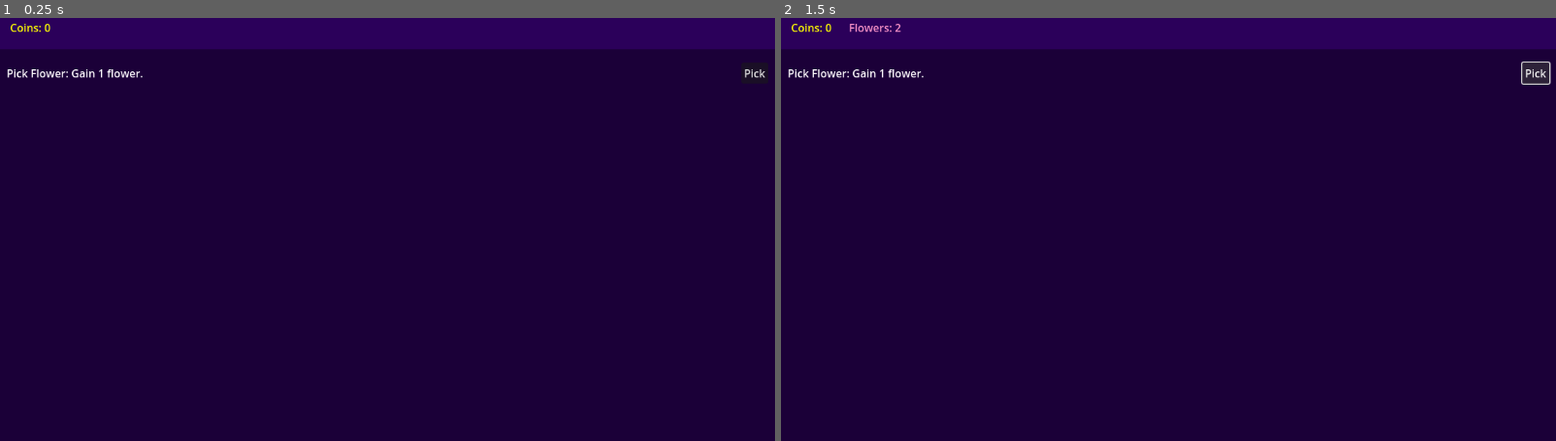
Above: before the commit, frames 1-2 (left to right).
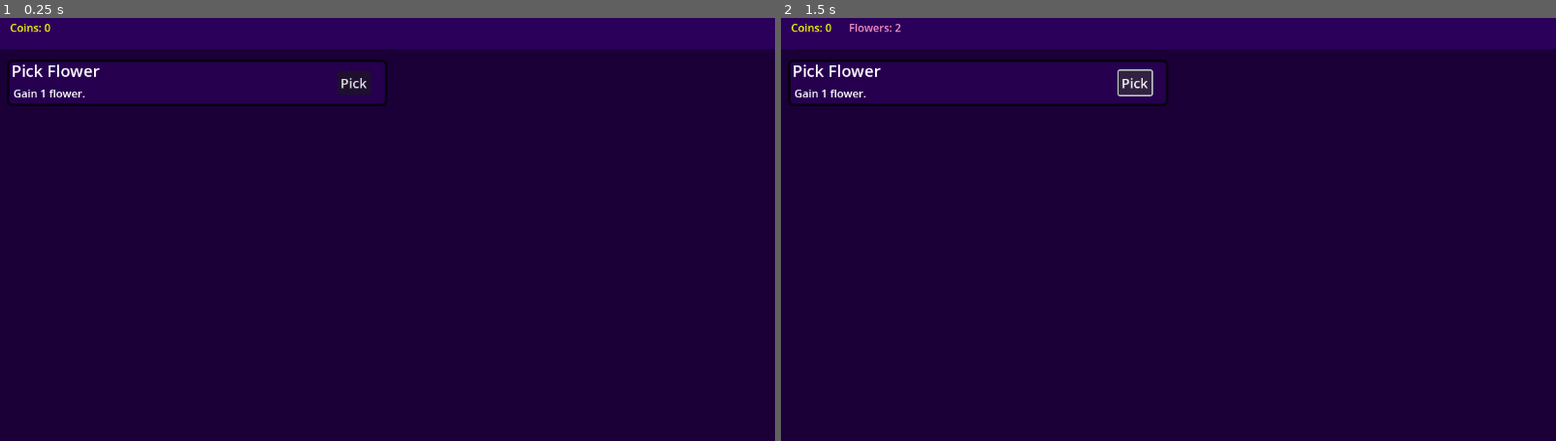
Above: after the commit, the same moments.

Repository: CattacoCattaco/Capitalism-Idle
Game: Godot game, scene res://game/game.tscn
Two runs of this game, one before a commit and one after it. Both use one fixed random seed, a clock stepped at 60 frames per second and the inputs below.
Inputs:
- Up to frame 1 (0.25 s): no input
- Up to frame 2 (1.5 s): click "Pick" at 0.5 s; click "Pick" at 1.25 s

The runs differ from the first frame. In frame 1, 1.0% of the frame differs, in the area x 0-99%, y 9-21%; in frame 2, 1.4%, in the area x 0-100%, y 9-21%.

Commit message:
Action Layout Change
Made actions look nicer

Diff:
--- /dev/null
+++ b/game/actions/action.gd
@@ -0,0 +1,6 @@
+class_name Action
+extends Panel
+
+@export var name_label: Label
+@export var description_label: Label
+@export var button: Button
--- /dev/null
+++ b/game/actions/action.tscn
@@ -0,0 +1,75 @@
+[gd_scene load_steps=5 format=3 uid="uid://d2ey14gnswvj6"]
+
+[ext_resource type="Script" uid="uid://bwu14tnpaa6ct" path="res://game/actions/action.gd" id="1_fduo5"]
+
+[sub_resource type="StyleBoxFlat" id="StyleBoxFlat_ilclt"]
+bg_color = Color(0.14983341, 0, 0.31, 1)
+border_width_left = 4
+border_width_top = 4
+border_width_right = 4
+border_width_bottom = 4
+border_color = Color(0.03383335, 0, 0.07, 1)
+corner_radius_top_left = 8
+corner_radius_top_right = 8
+corner_radius_bottom_right = 8
+corner_radius_bottom_left = 8
+
+[sub_resource type="LabelSettings" id="LabelSettings_7ga4c"]
+font_size = 24
+
+[sub_resource type="LabelSettings" id="LabelSettings_fduo5"]
+
+[node name="Action" type="Panel" node_paths=PackedStringArray("name_label", "description_label", "button")]
+custom_minimum_size = Vector2(0, 70)
+anchors_preset = 15
+anchor_right = 1.0
+anchor_bottom = 1.0
+offset_right = -652.0
+offset_bottom = -578.0
+grow_horizontal = 2
+grow_vertical = 2
+size_flags_horizontal = 3
+size_flags_vertical = 0
+theme_override_styles/panel = SubResource("StyleBoxFlat_ilclt")
+script = ExtResource("1_fduo5")
+name_label = NodePath("NameLabel")
+description_label = NodePath("DescriptionLabel")
+button = NodePath("ActionButton")
+
+[node name="NameLabel" type="Label" parent="."]
+layout_mode = 0
+offset_left = 7.0
+offset_right = 154.0
+offset_bottom = 34.0
+text = "Pick a flower"
+label_settings = SubResource("LabelSettings_7ga4c")
+
+[node name="DescriptionLabel" type="Label" parent="."]
+layout_mode = 1
+anchors_preset = 2
+anchor_top = 1.0
+anchor_bottom = 1.0
+offset_left = 10.0
+offset_top = -31.0
+offset_right = 50.0
+offset_bottom = -8.0
+grow_vertical = 0
+text = "Gain +1 flower"
+label_settings = SubResource("LabelSettings_fduo5")
+
+[node name="ActionButton" type="Button" parent="."]
+layout_mode = 1
+anchors_preset = 6
+anchor_left = 1.0
+anchor_top = 0.5
+anchor_right = 1.0
+anchor_bottom = 0.5
+offset_left = -74.0
+offset_top = -15.5
+offset_right = -25.0
+offset_bottom = 15.5
+grow_horizontal = 0
+grow_vertical = 2
+size_flags_horizontal = 0
+theme_override_font_sizes/font_size = 20
+text = "Do it!"
--- a/game/actions/action_button/action_button.gd
+++ /dev/null
@@ -1,2 +0,0 @@
-class_name ActionButton
-extends Button
--- a/game/actions/action_button/action_button.tscn
+++ /dev/null
@@ -1,10 +0,0 @@
-[gd_scene load_steps=2 format=3 uid="uid://chkn60b6a0m2x"]
-
-[ext_resource type="Script" uid="uid://cupcnx1vljsdd" path="res://game/actions/action_button/action_button.gd" id="1_ewkn6"]
-
-[node name="ActionButton" type="Button"]
-offset_right = 8.0
-offset_bottom = 8.0
-size_flags_horizontal = 0
-text = "Do it!"
-script = ExtResource("1_ewkn6")
--- a/game/actions/action_data/action.gd
+++ b/game/actions/action_data/action_data.gd
@@ -1,4 +1,4 @@
-class_name Action
+class_name ActionData
 extends Resource
 
 @export var name: String = ""
--- a/game/actions/action_data/pick_flower.tres
+++ b/game/actions/action_data/pick_flower.tres
@@ -1,6 +1,6 @@
 [gd_resource type="Resource" script_class="Action" load_steps=2 format=3 uid="uid://cxlvprt4ouucj"]
 
-[ext_resource type="Script" uid="uid://00q3eopp00vt" path="res://game/actions/action_data/action.gd" id="1_63r2x"]
+[ext_resource type="Script" uid="uid://00q3eopp00vt" path="res://game/actions/action_data/action_data.gd" id="1_63r2x"]
 
 [resource]
 script = ExtResource("1_63r2x")
--- a/game/actions/action_label/action_label.gd
+++ /dev/null
@@ -1,2 +0,0 @@
-class_name ActionLabel
-extends Label
--- a/game/actions/action_label/action_label.tscn
+++ /dev/null
@@ -1,9 +0,0 @@
-[gd_scene load_steps=2 format=3 uid="uid://dg5n8hldsg7gp"]
-
-[ext_resource type="Script" uid="uid://c1rn3vlnttqat" path="res://game/actions/action_label/action_label.gd" id="1_4xp05"]
-
-[node name="ActionLabel" type="Label"]
-offset_right = 40.0
-offset_bottom = 23.0
-size_flags_horizontal = 3
-script = ExtResource("1_4xp05")
--- a/game/game.gd
+++ b/game/game.gd
@@ -1,19 +1,16 @@
 class_name Game
 extends Control
 
+const ACTION_SCENE: PackedScene = preload("res://game/actions/action.tscn")
 const VALUE_DISPLAY_SCENE: PackedScene = preload("res://game/value_display/value_display.tscn")
-const ACTION_LABEL_SCENE: PackedScene = preload("res://game/actions/action_label/action_label.tscn")
-const ACTION_BUTTON_SCENE: PackedScene = preload(
-		"res://game/actions/action_button/action_button.tscn")
 
 @export var value_display_row: HBoxContainer
 @export var actions_grid: GridContainer
 @export var stats_manager: StatsManager
-@export var actions: Array[Action]
+@export var action_data: Array[ActionData]
 
 var value_displays: Array[ValueDisplay] = []
-var action_labels: Array[ActionLabel] = []
-var action_buttons: Array[ActionButton] = []
+var actions: Array[Action] = []
 
 
 func _ready() -> void:
@@ -21,8 +18,7 @@
 	for stat: StatsManager.Stat in range(StatsManager.Stat.STAT_COUNT):
 		create_value_label(stat)
 
-
-	for action: Action in actions:
+	for action: ActionData in action_data:
 		create_action(action)
 
 
@@ -45,19 +41,13 @@
 	value_displays.append(value_label)
 
 
-func create_action(action: Action) -> void:
-	var action_label: ActionLabel = ACTION_LABEL_SCENE.instantiate()
+func create_action(data: ActionData) -> void:
+	var action: Action = ACTION_SCENE.instantiate()
 
-	action_label.text = "%s: %s" % [action.name, action.description]
+	action.name_label.text = data.name
+	action.description_label.text = data.description
 
-	actions_grid.add_child(action_label)
-	action_labels.append(action_label)
+	action.button.text = data.button_text
+	action.button.pressed.connect(stats_manager._try_action_stat_changes.bind(data))
 
-
-	var action_button: ActionButton = ACTION_BUTTON_SCENE.instantiate()
-
-	action_button.text = action.button_text
-	action_button.pressed.connect(stats_manager._try_action_stat_changes.bind(action))
-
-	actions_grid.add_child(action_button)
-	action_buttons.append(action_button)
+	actions_grid.add_child(action)
--- a/game/game.tscn
+++ b/game/game.tscn
@@ -1,7 +1,7 @@
 [gd_scene load_steps=5 format=3 uid="uid://ydpgol2gytv3"]
 
 [ext_resource type="Script" uid="uid://dh10rkjj2a5mn" path="res://game/game.gd" id="1_l1rk1"]
-[ext_resource type="Script" uid="uid://00q3eopp00vt" path="res://game/actions/action_data/action.gd" id="2_4fuuu"]
+[ext_resource type="Script" uid="uid://00q3eopp00vt" path="res://game/actions/action_data/action_data.gd" id="2_4fuuu"]
 [ext_resource type="Script" uid="uid://cgls1mgsvfdl0" path="res://game/stats/stats_manager.gd" id="2_vasa2"]
 [ext_resource type="Resource" uid="uid://cxlvprt4ouucj" path="res://game/actions/action_data/pick_flower.tres" id="3_dxrkv"]
 
@@ -14,9 +14,9 @@
 grow_vertical = 2
 script = ExtResource("1_l1rk1")
 value_display_row = NodePath("VBoxContainer/ColorRect/ValueDisplayRow")
-actions_grid = NodePath("VBoxContainer/ColorRect2/ActionsGrid")
+actions_grid = NodePath("VBoxContainer/ColorRect2/ScrollContainer/ActionsGrid")
 stats_manager = NodePath("StatsManager")
-actions = Array[ExtResource("2_4fuuu")]([ExtResource("3_dxrkv")])
+action_data = Array[ExtResource("2_4fuuu")]([ExtResource("3_dxrkv")])
 
 [node name="VBoxContainer" type="VBoxContainer" parent="."]
 layout_mode = 1
@@ -50,17 +50,22 @@
 size_flags_stretch_ratio = 9.0
 color = Color(0.10633339, 0, 0.22, 1)
 
-[node name="ActionsGrid" type="GridContainer" parent="VBoxContainer/ColorRect2"]
+[node name="ScrollContainer" type="ScrollContainer" parent="VBoxContainer/ColorRect2"]
 layout_mode = 1
 anchors_preset = 15
 anchor_right = 1.0
 anchor_bottom = 1.0
 offset_left = 10.0
-offset_top = 20.0
+offset_top = 15.0
 offset_right = -10.0
-offset_bottom = -20.0
+offset_bottom = -15.0
 grow_horizontal = 2
 grow_vertical = 2
+horizontal_scroll_mode = 0
+
+[node name="ActionsGrid" type="GridContainer" parent="VBoxContainer/ColorRect2/ScrollContainer"]
+layout_mode = 2
+size_flags_horizontal = 3
 size_flags_vertical = 3
 size_flags_stretch_ratio = 9.0
 columns = 2
--- a/game/stats/stats_manager.gd
+++ b/game/stats/stats_manager.gd
@@ -32,7 +32,7 @@
 ]
 
 
-func _try_action_stat_changes(action: Action) -> void:
+func _try_action_stat_changes(action: ActionData) -> void:
 	# Can all negative changes (costs) be fulfilled?
 	var all_negatives_pass: bool = true
 
Not shown, added: game/actions/action.gd.uid
Not shown, removed: game/actions/action_button/action_button.gd.uid
Renamed: game/actions/action_data/action.gd.uid -> game/actions/action_data/action_data.gd.uid
Not shown, removed: game/actions/action_label/action_label.gd.uid
